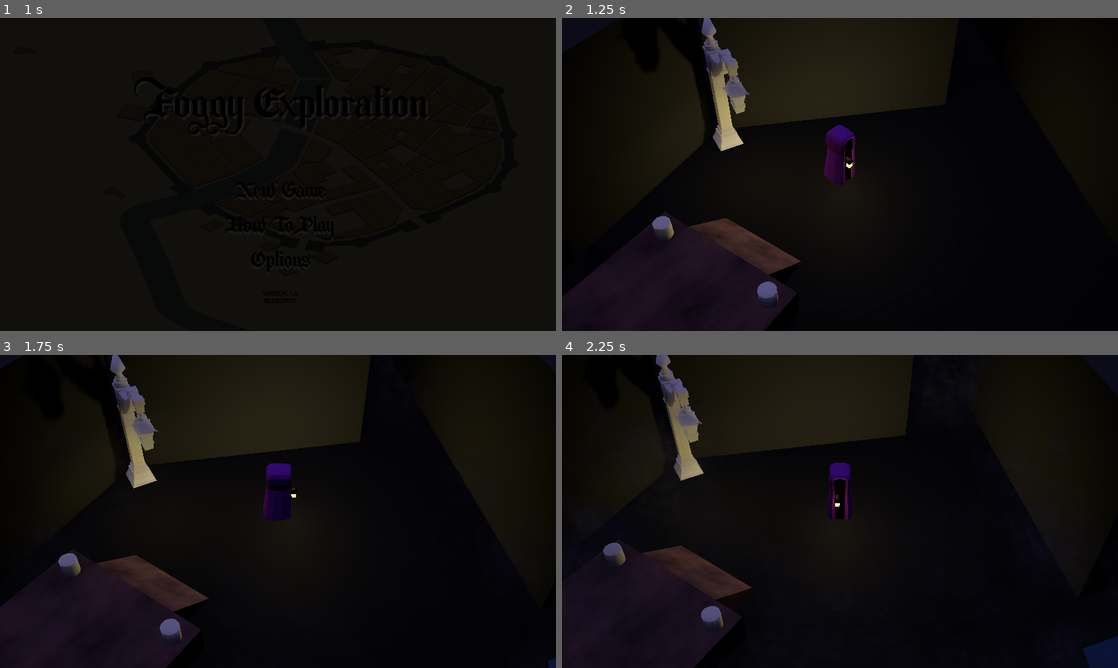
Above: before the commit, frames 1-4 (two rows, left to right).
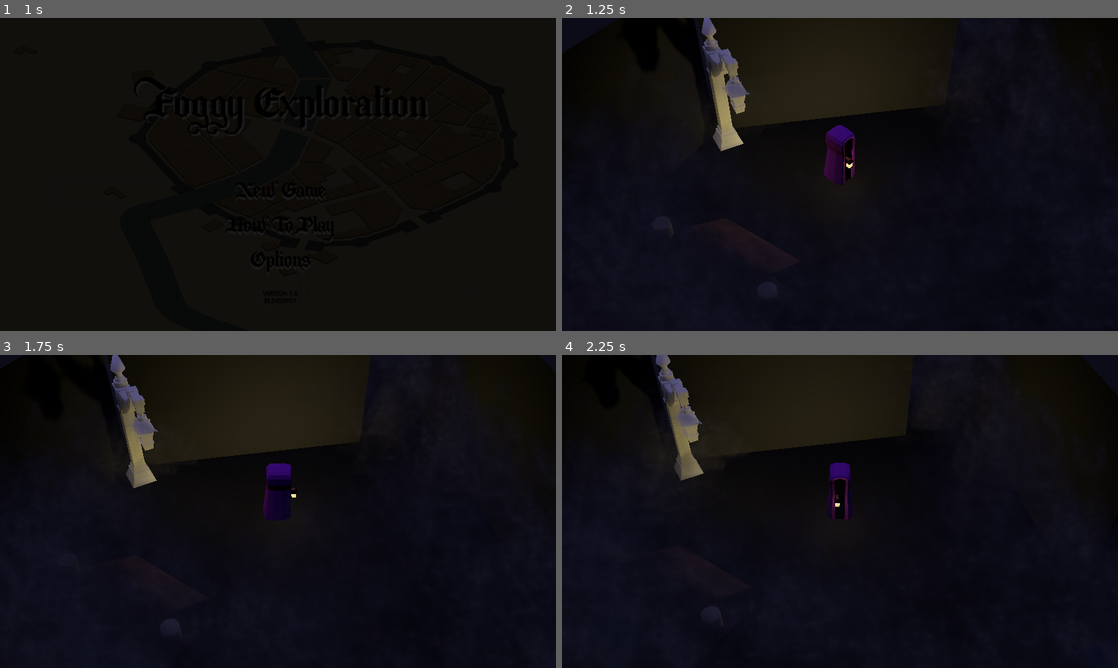
Above: after the commit, the same moments.

Repository: 517Vi/Foggy-Exploration
Game: Godot game, scene res://scenes/title_screen/TitleScreen.tscn
Two runs of this game, one before a commit and one after it. Both use one fixed random seed, a clock stepped at 60 frames per second and the inputs below.
Inputs:
- Up to frame 1 (1 s): click "New Game" at 0.5 s
- Up to frame 2 (1.25 s): no input
- Up to frame 3 (1.75 s): hold D (move_right) from 1.28 s (still down); hold E (interact) from 1.28 s (still down)
- Up to frame 4 (2.25 s): release D (move_right) at 2.03 s; release E (interact) at 2.03 s; hold S (move_down) from 2.03 s (still down); tap E (interact) at 2.1 s

Frame 1 is identical in both runs. In frame 2, 2.9% of the frame differs, in the area x 0-100%, y 0-100%; in frame 3, 2.4%; in frame 4, 2.0%.

Commit message:
fog now appears immediately when the game starts

Diff:
--- a/entities/fog/fogParticles.tscn
+++ b/entities/fog/fogParticles.tscn
@@ -286,6 +286,7 @@
 transform = Transform( 1, 0, 0, 0, 1, 0, 0, 0, 1, 0, 2.3, 0 )
 amount = 3000
 lifetime = 1.5
+preprocess = 9.0
 speed_scale = 0.25
 randomness = 0.15
 local_coords = false
